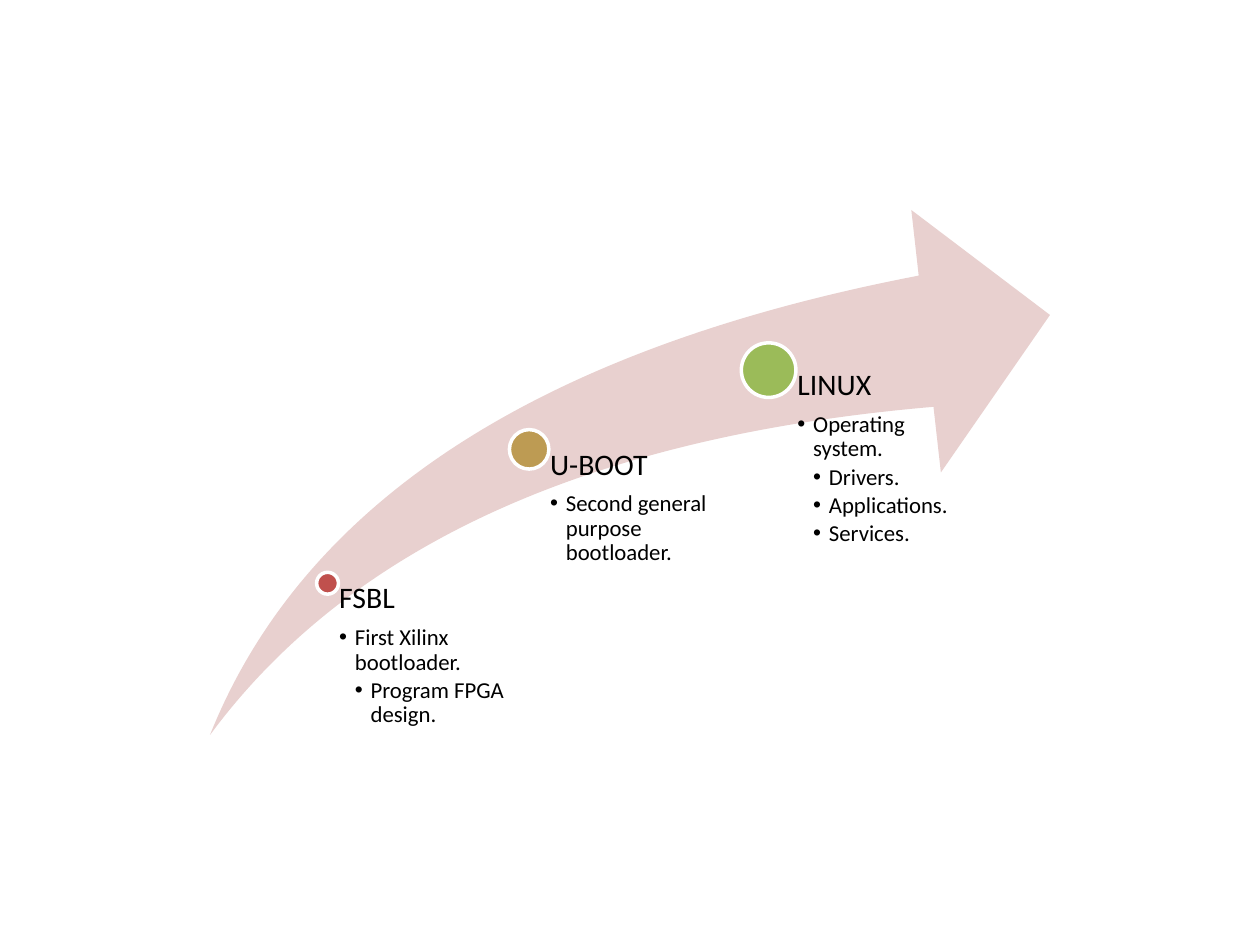
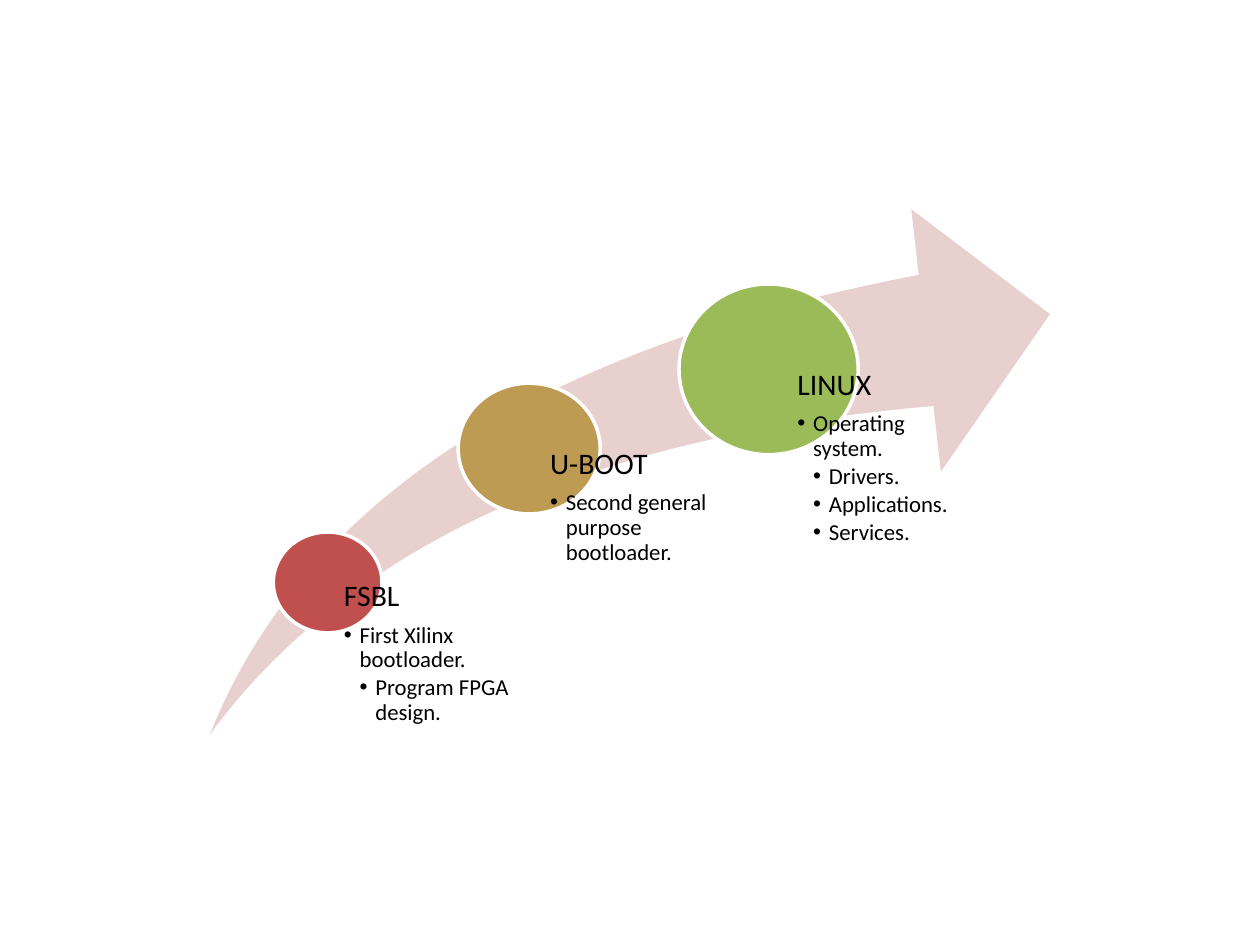
Before and after one commit to felipet/ska_paper, a slide deck: slide 1 of paper_src/img/Boot_software.pptx. Drawn at 1260x945 pixels with LibreOffice and Linux fonts; fonts in the diff are those of the drawing. Boxes give left, top, right and bottom in pixels: in the first picture for what was removed or moved away, otherwise in the second. Text is boxed around its words. In the diff, an @@ line names an element or a change of style, - is before the commit and + after.

```diff
--- a/paper_src/img/Boot_software.pptx
+++ b/paper_src/img/Boot_software.pptx
@@ ellipse: place and size @@
-ellipse at (741,343,795,397)
+ellipse at (679,284,858,454)
@@ ellipse: place and size @@
-ellipse at (509,430,548,469)
+ellipse at (459,383,601,514)
@@ text "LINUX" rewrapped from (797,376,948,541) to (797,370,948,540) @@
@@ text "U-BOOT" rewrapped from (550,455,707,560) to (550,449,707,560) @@
@@ ellipse: place and size @@
-ellipse at (316,572,338,593)
+ellipse at (273,532,382,633)
@@ ellipse at (273,532,382,633): mirrored @@
@@ text "FSBL": place and size @@
-text "FSBL" at (339,584,504,726)
+text "FSBL" at (344,581,509,724)
```
Also in this commit, not shown: 10 other files.
